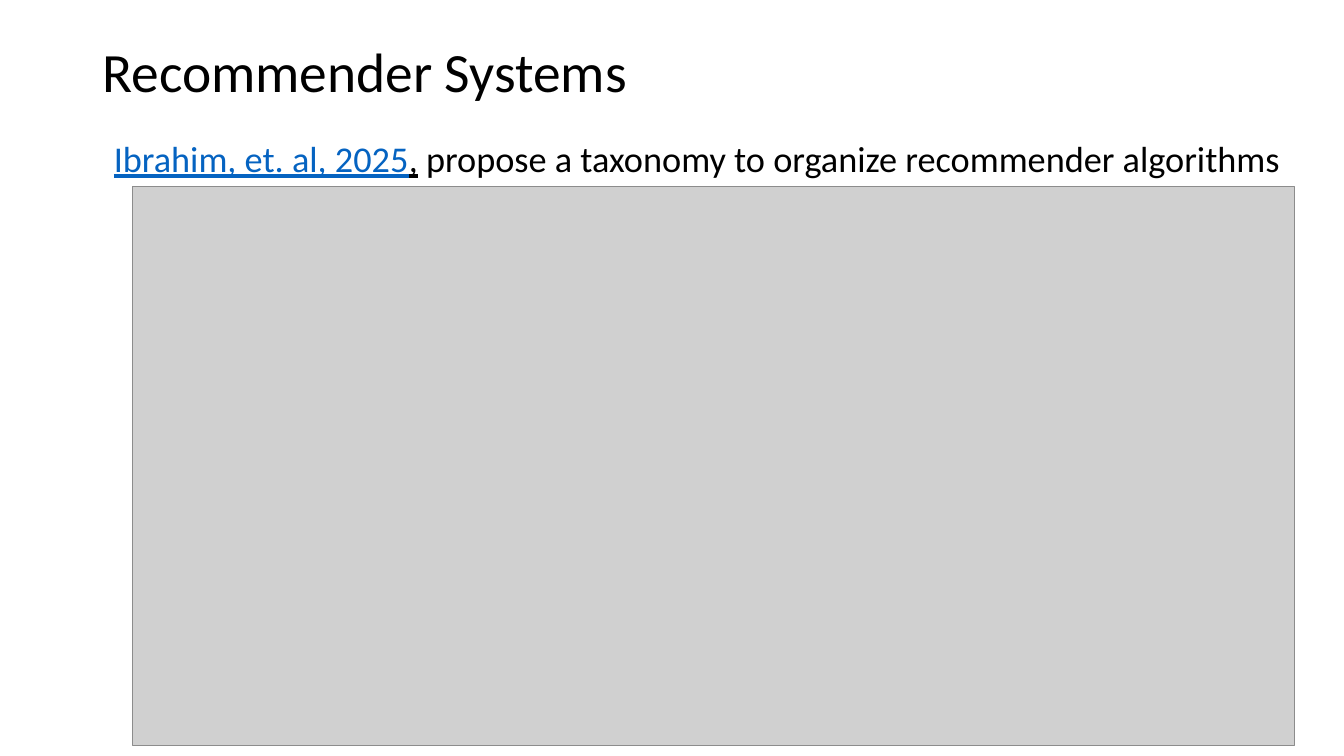
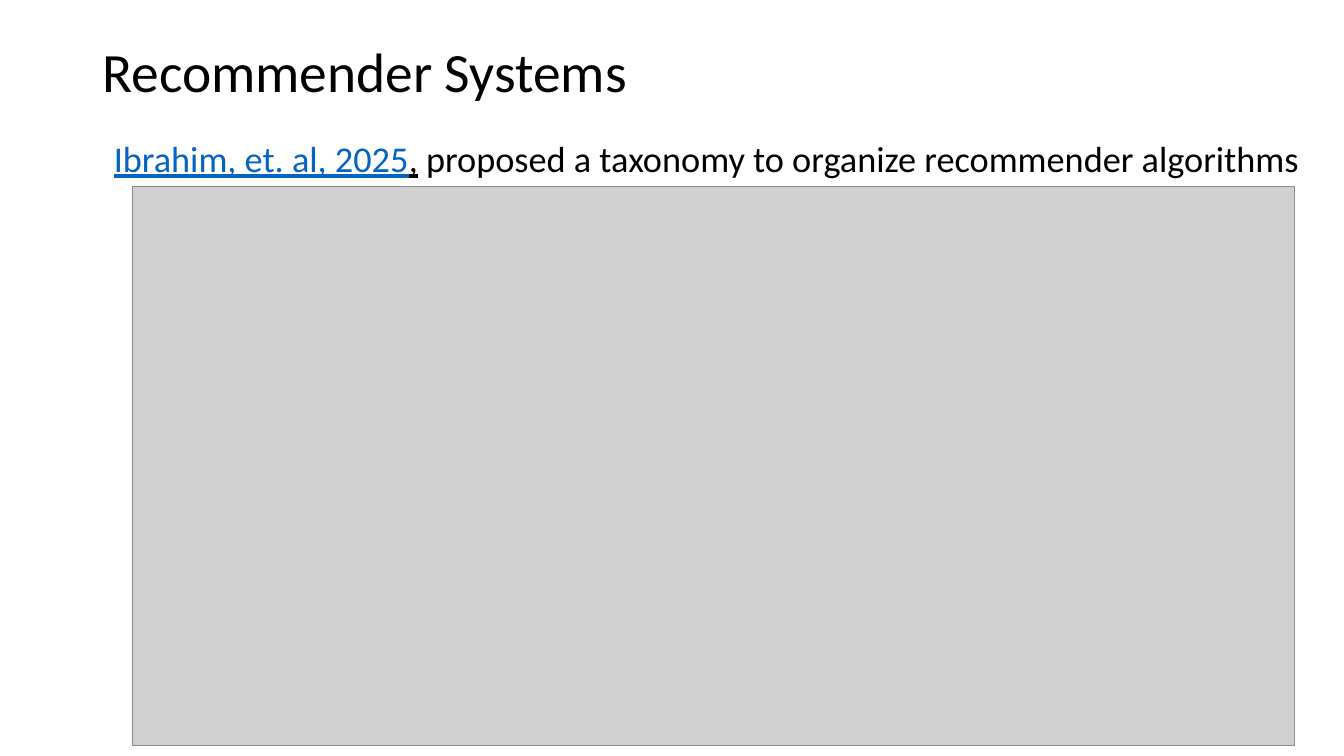
Before and after one commit to StephenElston/CSCI-E-108, a slide deck: slide 8 of slides/11_RecommenderSystems_Part1.pptx. Drawn at 1344x756 pixels with LibreOffice and Linux fonts; fonts in the diff are those of the drawing; grey boxes stand for pictures. Boxes give left, top, right and bottom in pixels: in the first picture for what was removed or moved away, otherwise in the second. Text is boxed around its words. In the diff, an @@ line names an element or a change of style, - is before the commit and + after.

```diff
--- a/slides/11_RecommenderSystems_Part1.pptx
+++ b/slides/11_RecommenderSystems_Part1.pptx
@@ text at (x1=114, y1=146, x2=1299, y2=179): text changed @@
-Ibrahim, et. al, 2025, propose a taxonomy to organize recommender algorithms
+Ibrahim, et. al, 2025, proposed a taxonomy to organize recommender algorithms
```
Also in this commit, not shown: 11 other slides changed.
